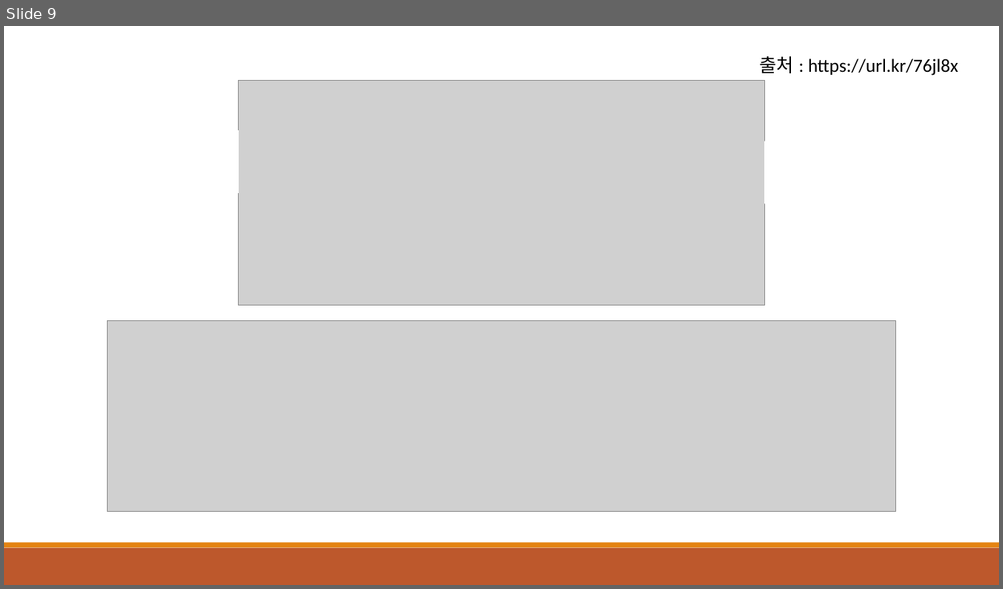
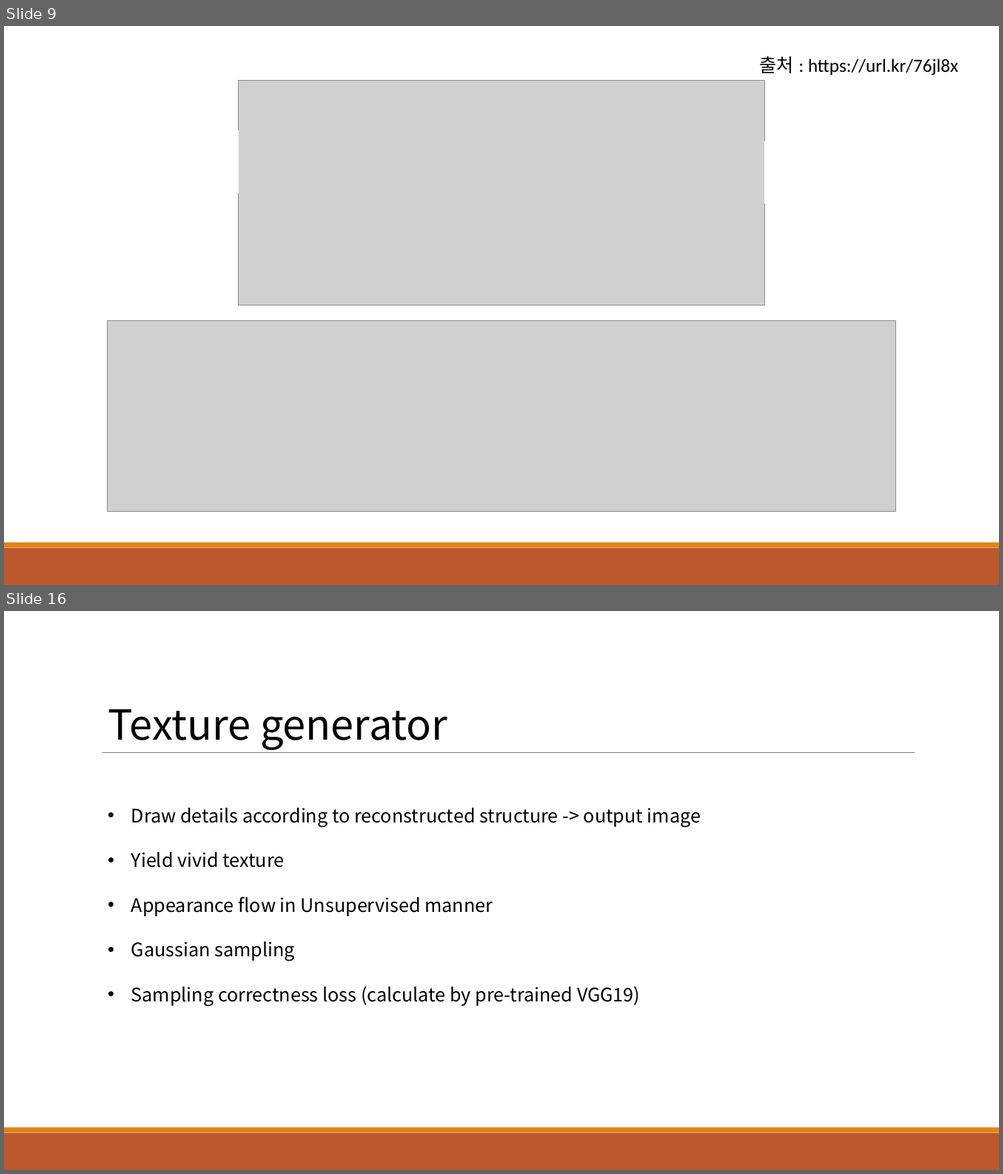
Before and after one commit to HolywaterPark/CVmodel, a slide deck: CVmodel.pptx. Shown one above the other, each under a label of ours: slide 9 before the commit, slides 9 and 16 after it; the slides between them are not shown. The pictures are 1003x589 and 1003x1174 pixels, drawn with LibreOffice and Linux fonts; fonts in the diff are those of the drawing; grey boxes stand for pictures. Boxes give left, top, right and bottom in pixels: in the first picture for what was removed or moved away, otherwise in the second. Text is boxed around its words. In the diff, an @@ line names an element or a change of style, - is before the commit and + after.

Commit message:
docs: Add explanation of StructureFlow

```diff
--- a/CVmodel.pptx
+++ b/CVmodel.pptx
@@ slide 16 added at bbox=[4, 611, 999, 1170], background #FFFFFF; not listed: 3 template elements that a slide beside it also shows @@
@@ text added at bbox=[108, 709, 700, 1006], 18 pt, text #000000 @@
+Texture generator
+• Draw details according to reconstructed structure -> output image
+• Yield vivid texture
+• Appearance flow in Unsupervised manner
+• Gaussian sampling
+• Sampling correctness loss (calculate by pre-trained VGG19)
```
Also in this commit, not shown: 6 other slides added, 1 other file.
